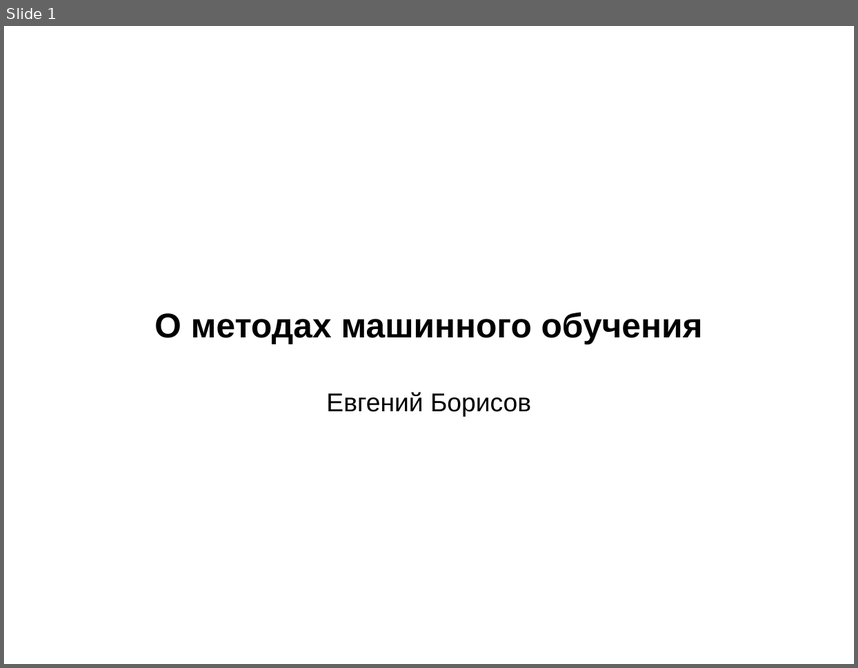
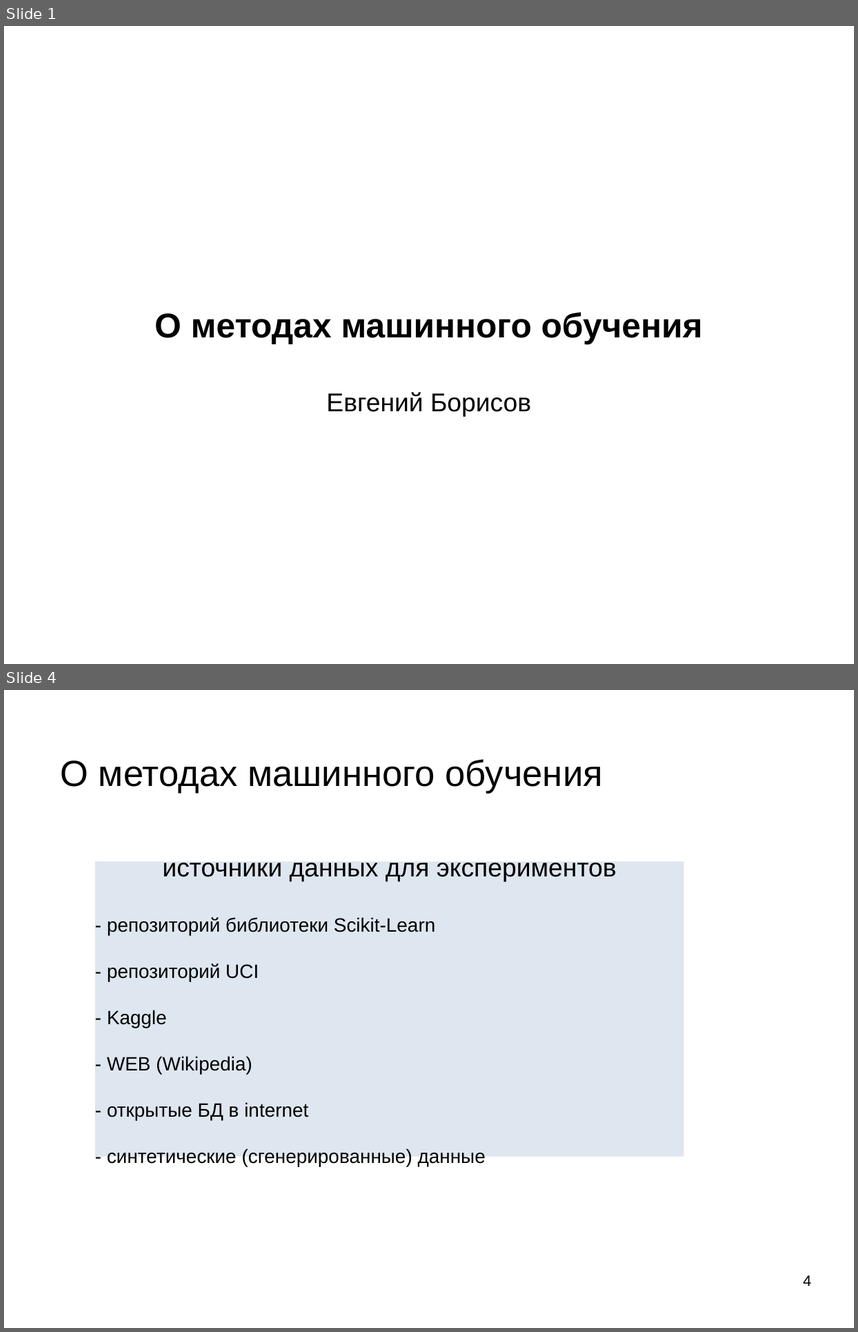
Before and after one commit to mechanoid5/ml_lectorium_2026_I, a slide deck: 03-ml-basic.odp. Shown one above the other, each under a label of ours: slide 1 before the commit, slides 1 and 4 after it; the slides between them are not shown. The pictures are 858x668 and 858x1332 pixels, drawn with LibreOffice and Linux fonts; fonts in the diff are those of the drawing; background and template pictures are left out. Boxes give left, top, right and bottom in pixels: in the first picture for what was removed or moved away, otherwise in the second. Text is boxed around its words. In the diff, an @@ line names an element or a change of style, - is before the commit and + after.

```diff
--- a/03-ml-basic.odp
+++ b/03-ml-basic.odp
@@ slide 4 added at (4,690,854,1328), background picture (left out) @@
@@ title added at (60,759,603,793), 33.9 pt, text #000000 @@
+О методах машинного обучения
@@ subtitle added at (95,861,684,1156), fill #DEE6EF, 18 pt, text #000000 @@
+источники данных для экспериментов
+- репозиторий библиотеки Scikit-Learn
+- репозиторий UCI
+- Kaggle
+- WEB (Wikipedia)
+- открытые БД в internet
+- синтетические (сгенерированные) данные
@@ page number added at (803,1275,811,1285), 14 pt, text #000000 @@
+4
```
Also in this commit, not shown: 4 slides changed, 3 other slides added, 4 other files.
